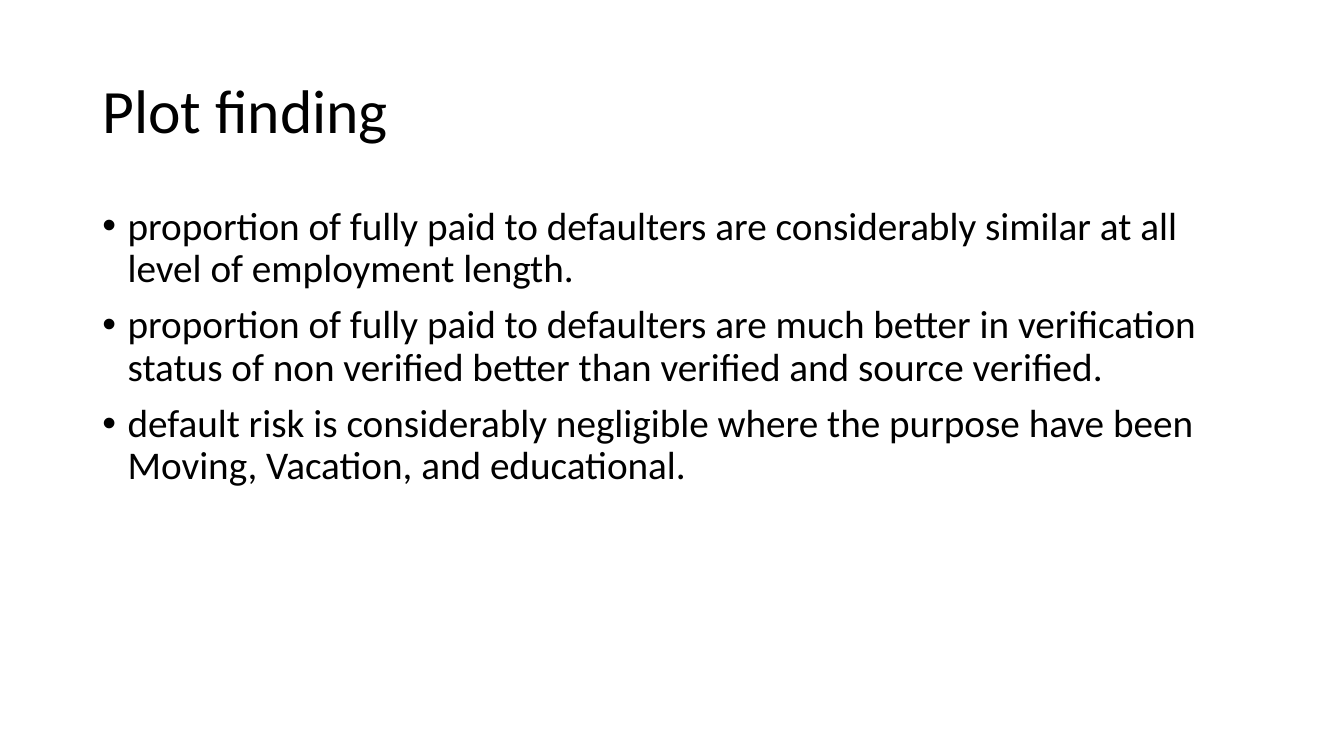
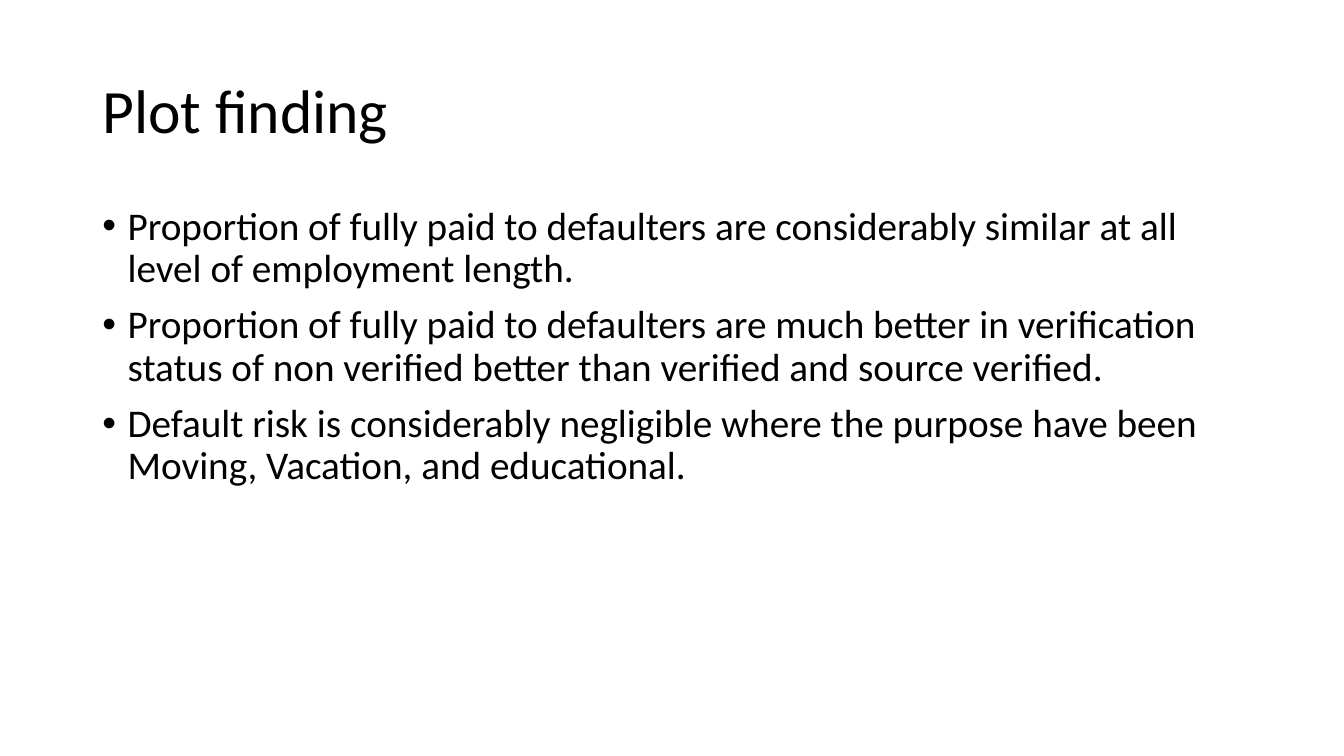
Before and after one commit to CharlieThomasCTG/LendingClubEDA, a slide deck: slide 8 of EDA LENDING CLUB.pptx. Drawn at 1344x756 pixels with LibreOffice and Linux fonts; fonts in the diff are those of the drawing. Boxes give left, top, right and bottom in pixels: in the first picture for what was removed or moved away, otherwise in the second. Text is boxed around its words. In the diff, an @@ line names an element or a change of style, - is before the commit and + after.

```diff
--- a/EDA LENDING CLUB.pptx
+++ b/EDA LENDING CLUB.pptx
@@ text at (128,212,1197,486): text changed @@
-• proportion of fully paid to defaulters are considerably similar at all level of employment length.
-• proportion of fully paid to defaulters are much better in verification status of non verified better than verified and source verified.
-• default risk is considerably negligible where the purpose have been Moving, Vacation, and educational.
+• Proportion of fully paid to defaulters are considerably similar at all level of employment length.
+• Proportion of fully paid to defaulters are much better in verification status of non verified better than verified and source verified.
+• Default risk is considerably negligible where the purpose have been Moving, Vacation, and educational.
```
Also in this commit, not shown: 5 other slides changed, 6 slides added, 1 slide removed.
